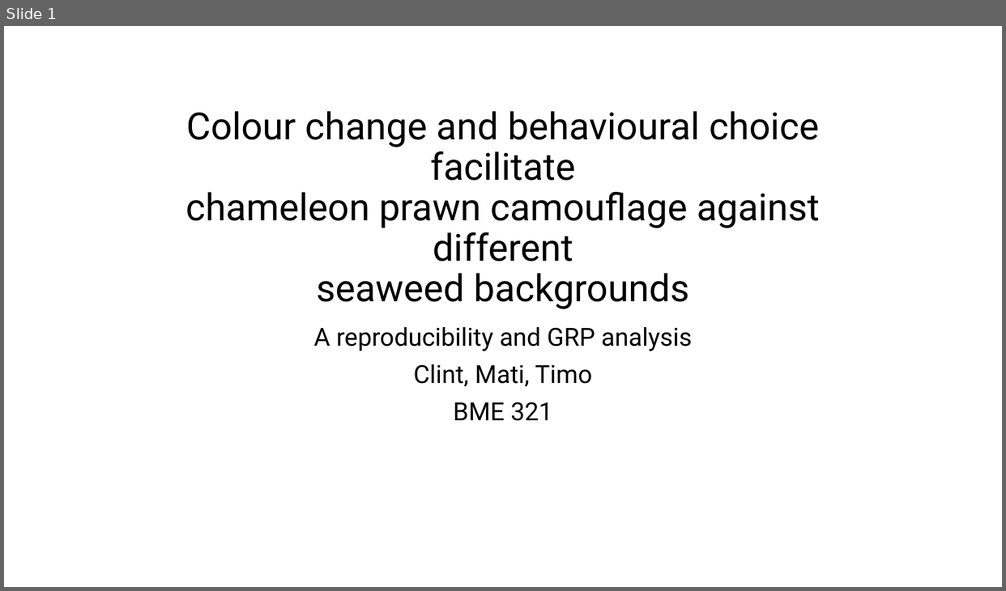
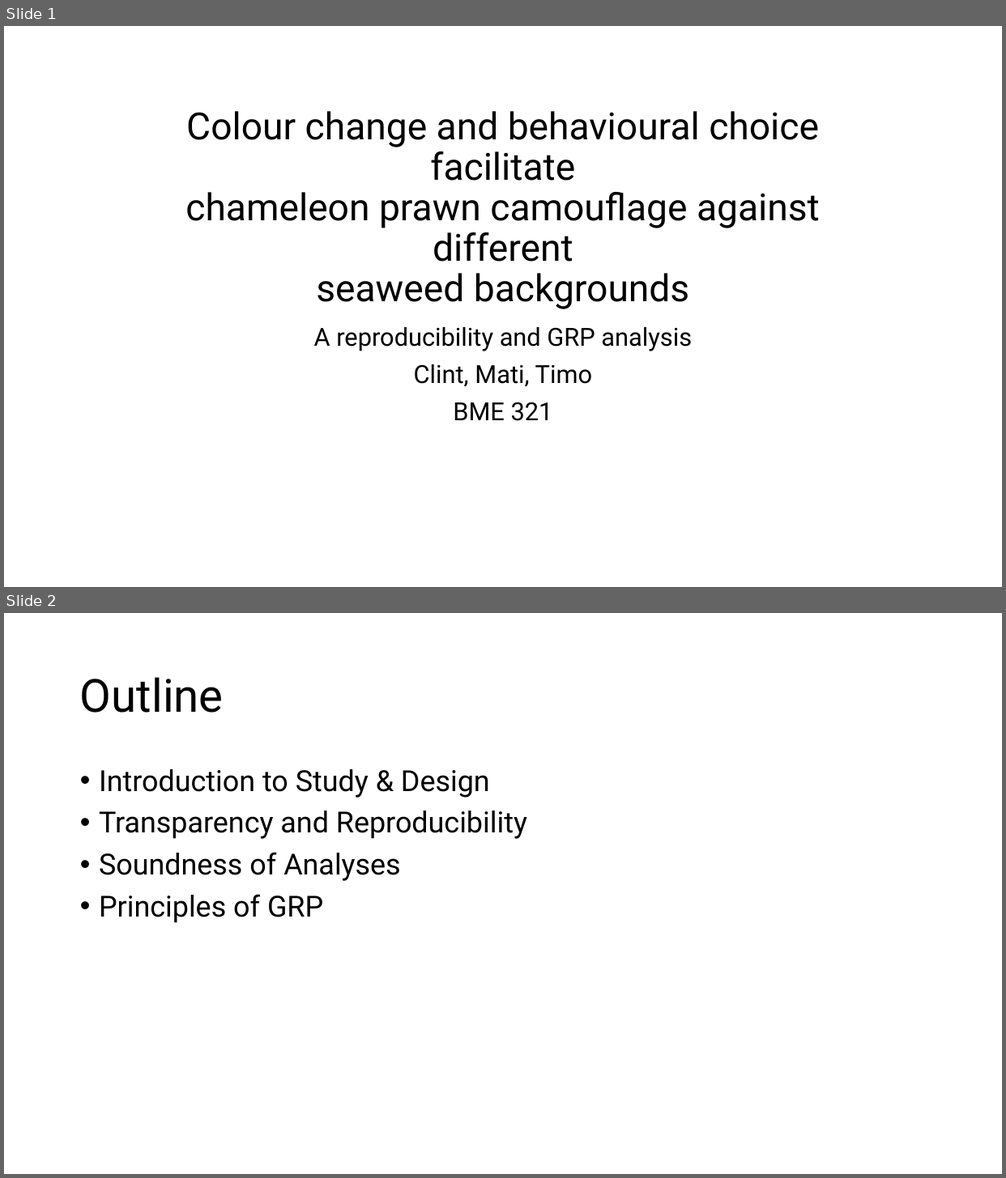
Before and after one commit to starnma1/BME_321_MiniProject, a slide deck: presentation/miniproject_presentation.pptx. Shown one above the other, each under a label of ours: slide 1 before the commit, slides 1 and 2 after it. The pictures are 1006x591 and 1006x1178 pixels, drawn with LibreOffice and Linux fonts; fonts in the diff are those of the drawing. Boxes give left, top, right and bottom in pixels: in the first picture for what was removed or moved away, otherwise in the second. Text is boxed around its words. In the diff, an @@ line names an element or a change of style, - is before the commit and + after.

Commit message:
renamed paper pdf for clarity, added outline to presentation

```diff
--- a/presentation/miniproject_presentation.pptx
+++ b/presentation/miniproject_presentation.pptx
@@ slide 2 added at (4, 613, 1002, 1174), background #FFFFFF @@
@@ title added at (80, 677, 224, 713), 44 pt, text #000000 @@
+Outline
@@ text added at (99, 769, 527, 923), 28 pt, text #000000 @@
+• Introduction to Study & Design
+• Transparency and Reproducibility
+• Soundness of Analyses
+• Principles of GRP
```
Also in this commit, not shown: 3 other slides added, 1 slide removed, 1 other file.
